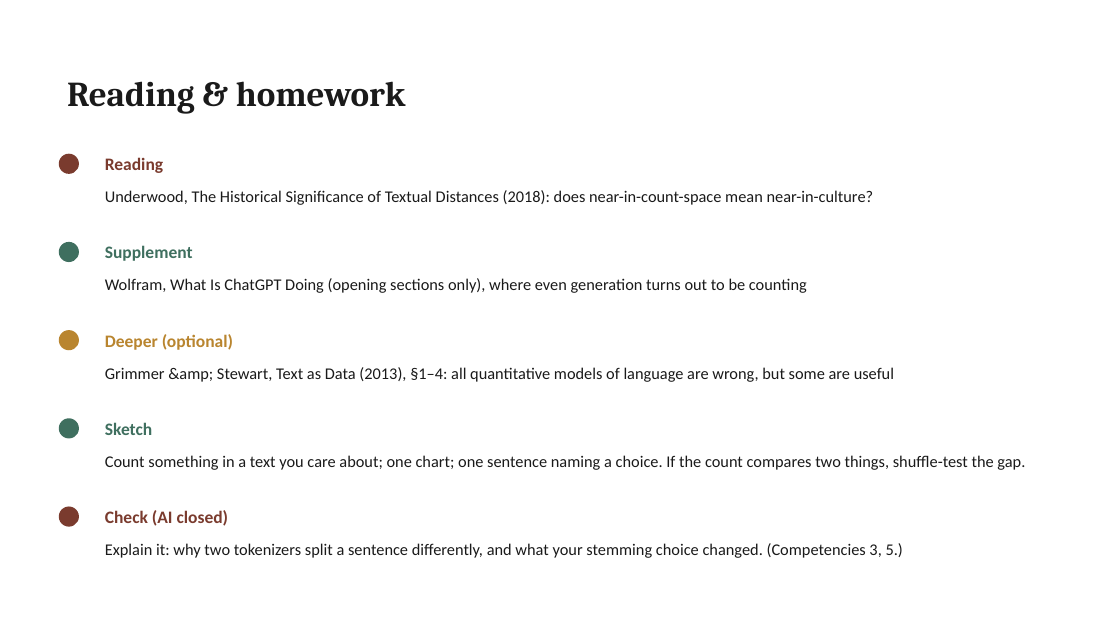
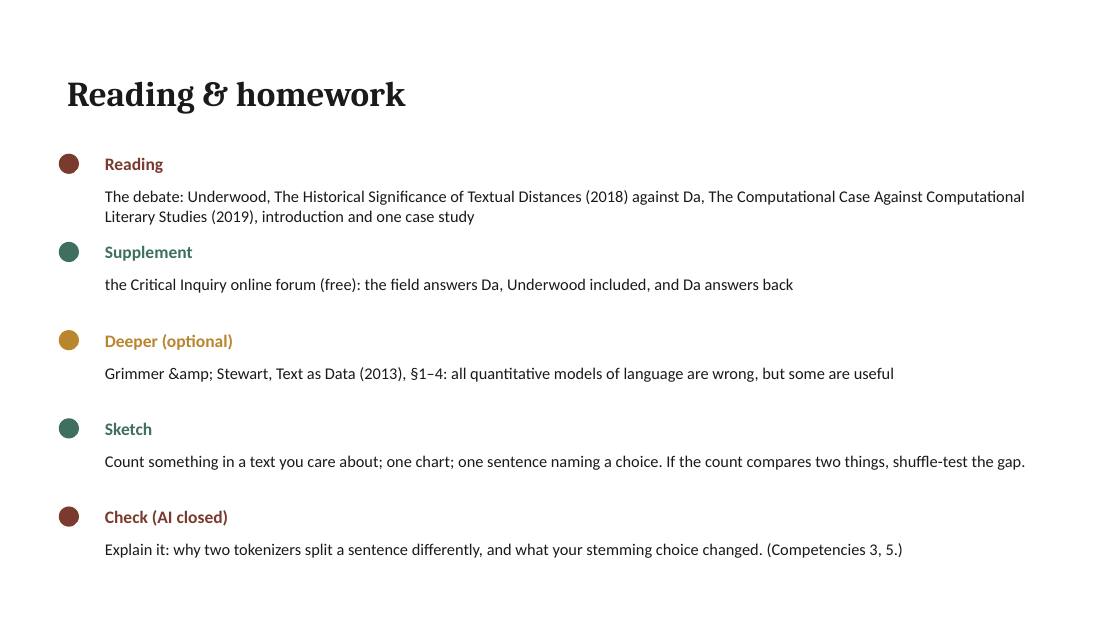
Before and after one commit to lucianli123/culture-as-data-2026, a slide deck: slide 16 of slides/pptx/week-02.pptx. Drawn at 1120x630 pixels with LibreOffice and Linux fonts; fonts in the diff are those of the drawing. Boxes give left, top, right and bottom in pixels: in the first picture for what was removed or moved away, otherwise in the second. Text is boxed around its words. In the diff, an @@ line names an element or a change of style, - is before the commit and + after.

Commit message:
Week 2 reading becomes a debate: Underwood vs Da, CI forum as supplement; Wolfram to Week 8; Da reread reframed at Week 8 deeper

```diff
--- a/slides/pptx/week-02.pptx
+++ b/slides/pptx/week-02.pptx
@@ text at bbox=[105, 190, 1024, 225]: text changed @@
-Underwood, The Historical Significance of Textual Distances (2018): does near-in-count-space mean near-in-culture?
+The debate: Underwood, The Historical Significance of Textual Distances (2018) against Da, The Computational Case Against Computational Literary Studies (2019), introduction and one case study
@@ text at bbox=[105, 278, 794, 293]: text changed @@
-Wolfram, What Is ChatGPT Doing (opening sections only), where even generation turns out to be counting
+the Critical Inquiry online forum (free): the field answers Da, Underwood included, and Da answers back
```
Also in this commit, not shown: 16 other files.
